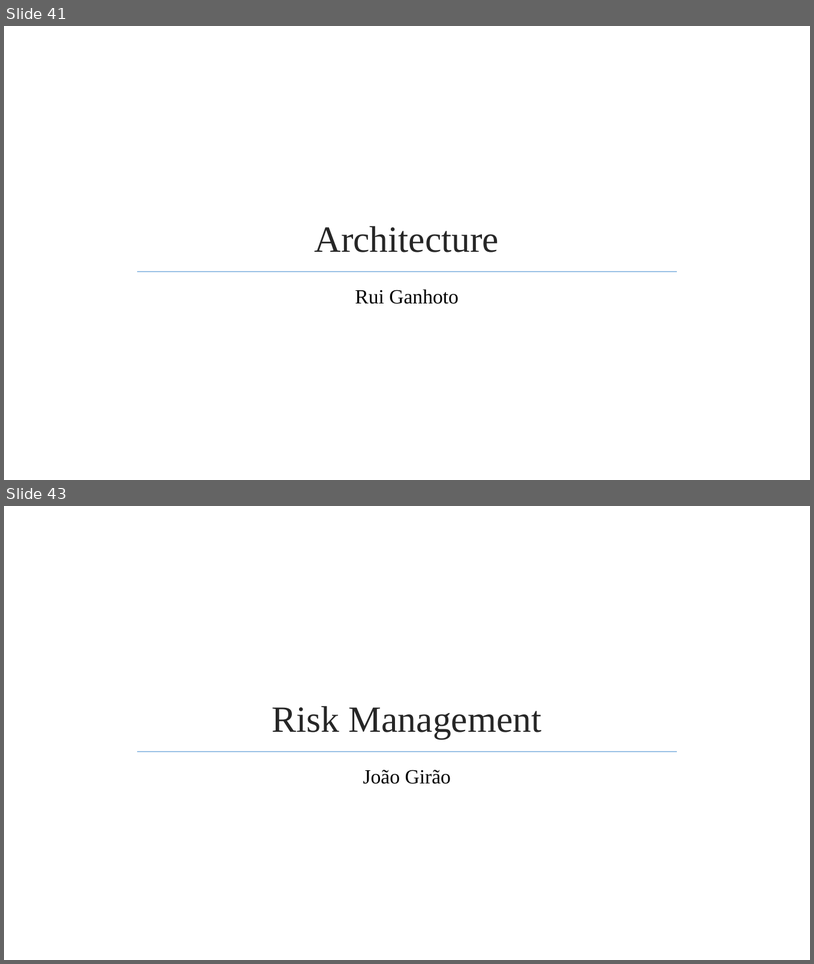
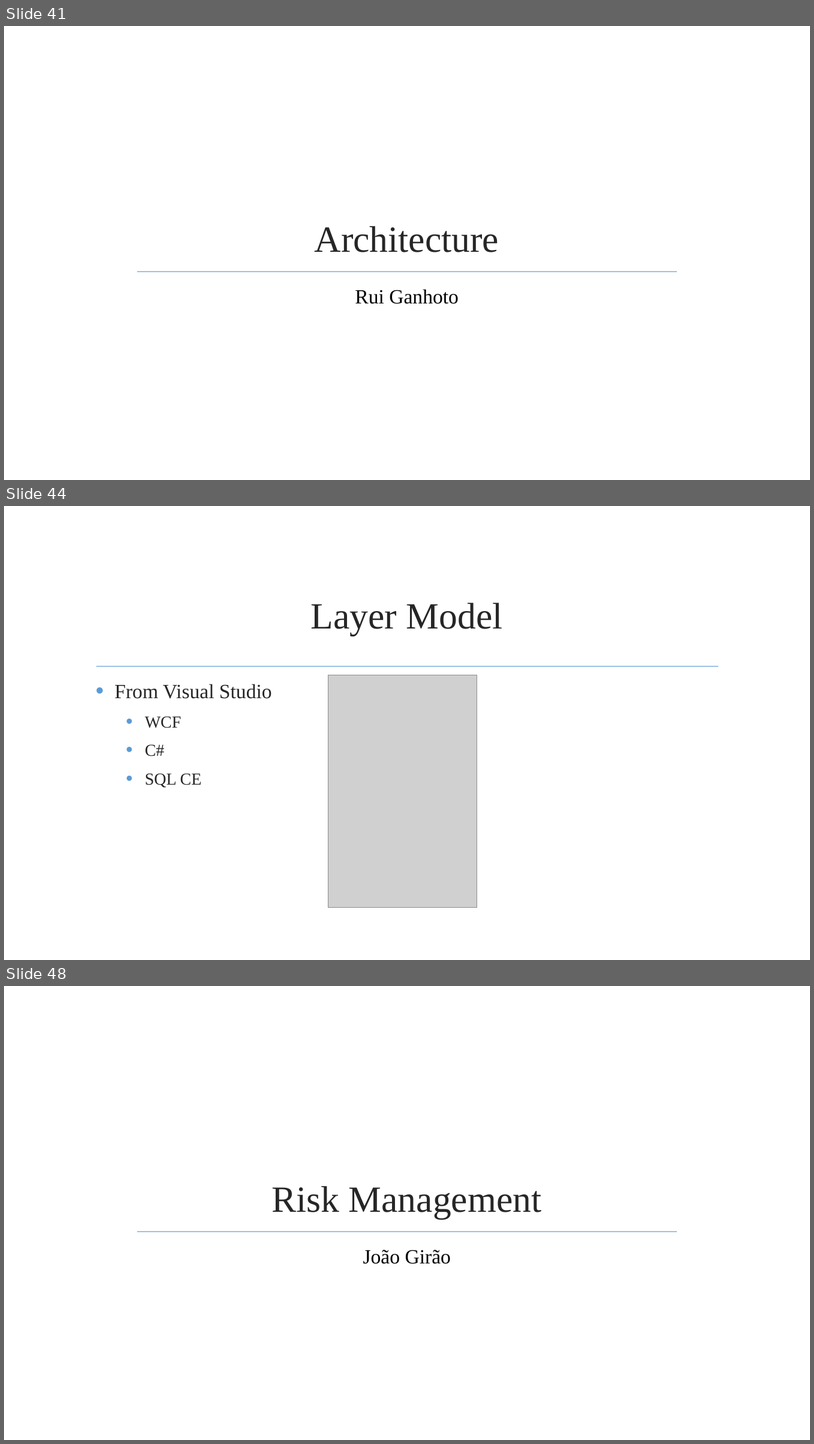
Before and after one commit to jmgirao/projetosoftware1213, a slide deck: Final Presentation/Presentation.pptx. Shown one above the other, each under a label of ours: slides 41 and 43 before the commit, slides 41, 44 and 48 after it; the slides between them are not shown. The pictures are 814x964 and 814x1444 pixels, drawn with LibreOffice and Linux fonts; fonts in the diff are those of the drawing; grey boxes stand for pictures; background and template pictures are left out. Boxes give left, top, right and bottom in pixels: in the first picture for what was removed or moved away, otherwise in the second. Text is boxed around its words. In the diff, an @@ line names an element or a change of style, - is before the commit and + after.

```diff
--- a/Final Presentation/Presentation.pptx
+++ b/Final Presentation/Presentation.pptx
@@ slide 44 added at (4, 506, 810, 960), background picture (left out) @@
@@ title added at (311, 603, 503, 636), 44 pt, text #262626 @@
+Layer Model
@@ line added from (96, 666) to (719, 666), #9DC3E6 1.25 pt @@
@@ text added at (114, 684, 272, 787), 24 pt, text #262626 @@
+• From Visual Studio
+  • WCF
+  • C#
+  • SQL CE
@@ picture added at (328, 675, 477, 907) @@
@@ what was slide 43 is now slide 48 @@
```
Also in this commit, not shown: 1 slide changed, 5 other slides added, 1 slide removed.
